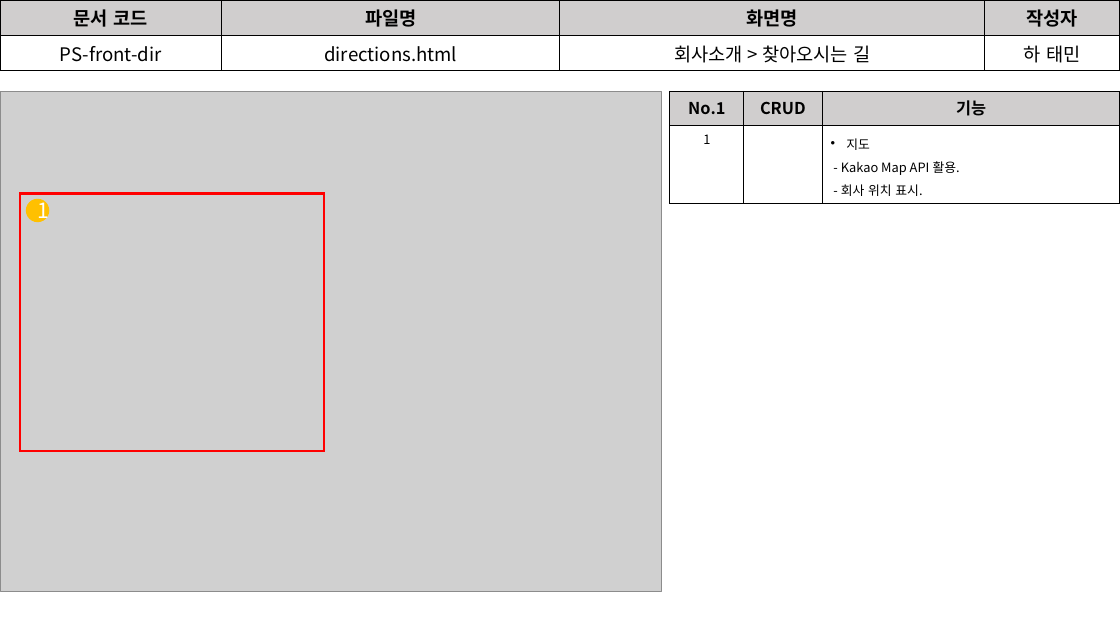
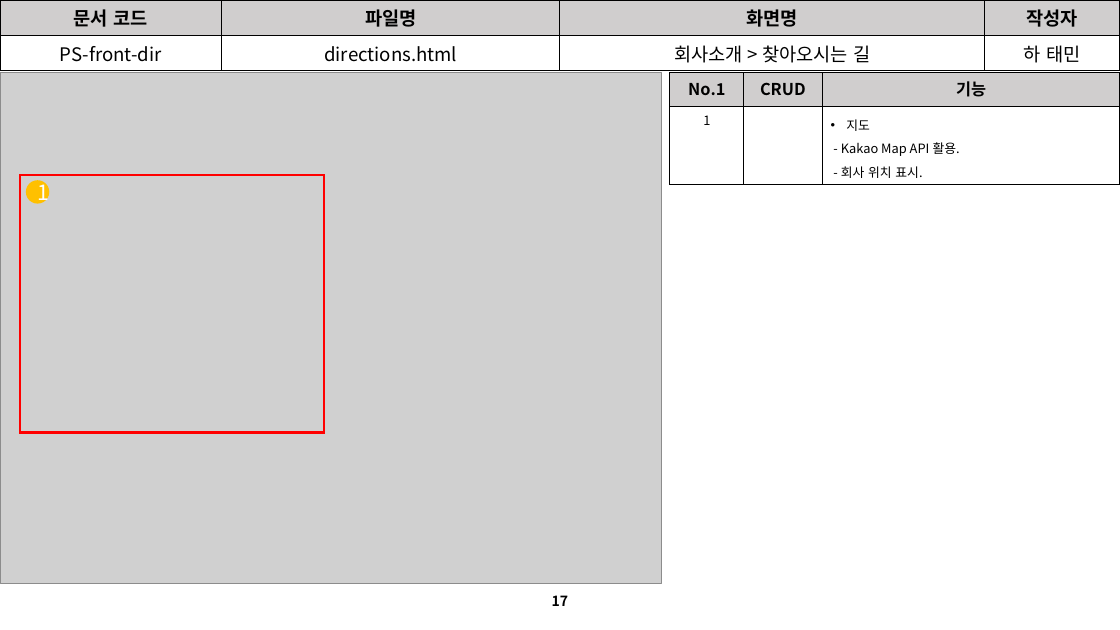
Before and after one commit to David-Ha-1217/Publisher_Portfolio, a slide deck: slide 17 of Documents/화면설계서.pptx (slide 16 before the commit). Drawn at 1120x630 pixels with LibreOffice and Linux fonts; fonts in the diff are those of the drawing; grey boxes stand for pictures. Boxes give left, top, right and bottom in pixels: in the first picture for what was removed or moved away, otherwise in the second. Text is boxed around its words. In the diff, an @@ line names an element or a change of style, - is before the commit and + after.

```diff
--- a/Documents/화면설계서.pptx
+++ b/Documents/화면설계서.pptx
@@ picture: place and size @@
-picture at bbox=[0, 92, 661, 592]
+picture at bbox=[0, 73, 661, 585]
@@ 1 table, 1 ellipse, 1 rectangle: place and size @@
-1 table, 1 ellipse, 1 rectangle at bbox=[20, 92, 1120, 451]
+1 table, 1 ellipse, 1 rectangle at bbox=[20, 73, 1120, 433]
@@ page number added at bbox=[552, 595, 568, 606], 12 pt, text #000000, bold @@
+17
```
Also in this commit, not shown: 24 other slides changed, 3 slides added, 2 slides removed, 1 other file.
